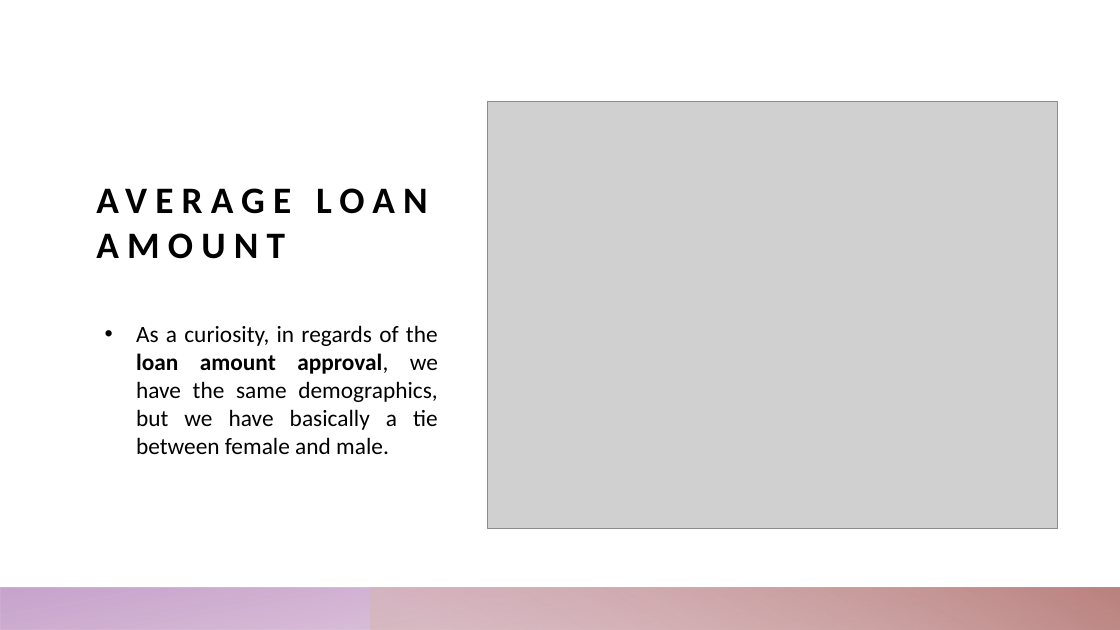
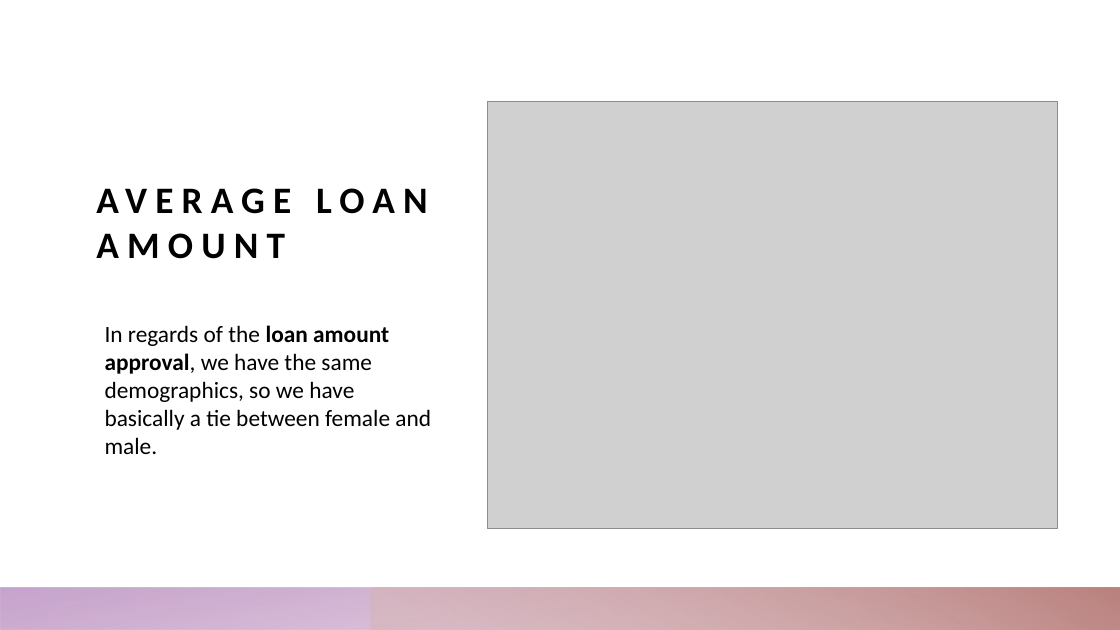
Before and after one commit to rafaelaqfc/Loan-Prediction-Project, a slide deck: slide 10 of Presentation.pptx (slide 9 before the commit). Drawn at 1120x630 pixels with LibreOffice and Linux fonts; fonts in the diff are those of the drawing; grey boxes stand for pictures. Boxes give left, top, right and bottom in pixels: in the first picture for what was removed or moved away, otherwise in the second. Text is boxed around its words. In the diff, an @@ line names an element or a change of style, - is before the commit and + after.

```diff
--- a/Presentation.pptx
+++ b/Presentation.pptx
@@ text at <box>105,325,431,430</box>: text changed @@
-• As a curiosity, in regards of the loan amount approval, we have the same demographics, but we have basically a tie between female and male.
+In regards of the loan amount approval, we have the same demographics, so we have basically a tie between female and male.
```
Also in this commit, not shown: 6 other slides changed, 6 slides added, 2 slides removed, 1 other file.
